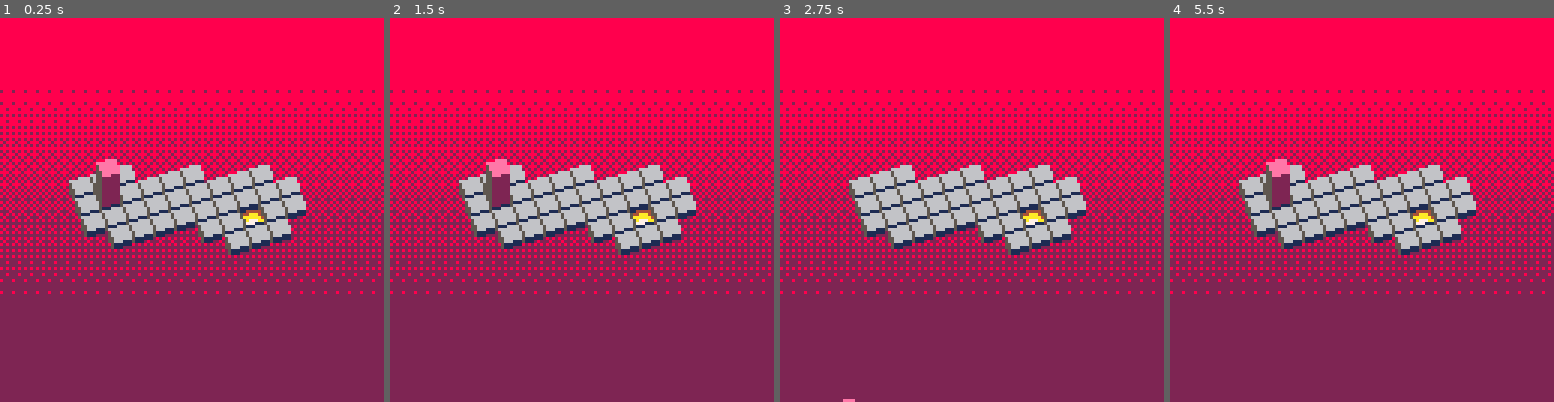
Above: before the commit, frames 1-4 (left to right).
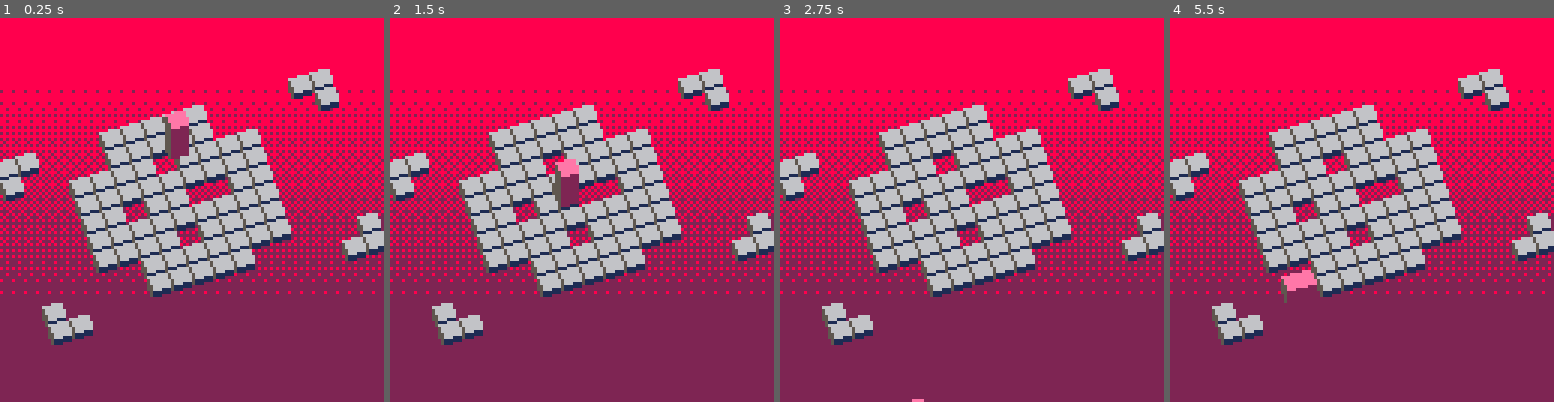
Above: after the commit, the same moments.

Repository: thorny-thorny/pico8-bloxorz
Game: PICO-8 cartridge bloxorz.p8
Two runs of this game, one before a commit and one after it. Both use one fixed random seed, a clock stepped at 60 frames per second and the inputs below.
Inputs:
- Up to frame 1 (0.25 s): no input
- Up to frame 2 (1.5 s): tap O (Z key) at 0.33, 0.7, 1.43 s
- Up to frame 3 (2.75 s): hold Left 1.97-2.37 s; tap O (Z key) at 2.22 s; hold Down from 2.42 s (still down)
- Up to frame 4 (5.5 s): release Down at 2.82 s; hold Right 2.87-3.53 s; tap O (Z key) at 3.1, 3.98, 4.87 s; hold Up 3.58-4.08 s; hold Right 4.13-4.53 s; hold Down 4.58-5.08 s; hold Left from 5.13 s (still down)

The runs differ from the first frame. In frame 1, 15% of the frame differs, in the area x 0-100%, y 13-86%; in frame 2, 16%; in frame 3, 15%; in frame 4, 16%.

Commit message:
Fall, start and finish animations

Diff:
--- a/block.lua
+++ b/block.lua
@@ -7,7 +7,9 @@
 		split_point = nil,
 		split_active = false,
 		did_animated_fall = false,
+		animate_start = block_animate_start,
 		animate_falling = block_animate_falling,
+		animate_finish = block_animate_finish,
 		update = block_update,
 		draw = block_draw,
 		subdraw = block_subdraw,
@@ -17,6 +19,14 @@
 	}
 
 	return block
+end
+
+function block_animate_start(self)
+	self.animation = make_block_fall_animation(self.point, self.side, true)
+end
+
+function block_animate_finish(self)
+	self.animation = make_block_fall_animation(self.point, self.side, false, true)
 end
 
 function block_animate_falling(self, hole, hole_side)
@@ -48,7 +58,7 @@
 		self.point = new_point
 		self.side = new_side
 	else
-		-- TODO
+		self.animation = make_block_fall_animation(self.point, self.side, false)
 	end
 end
 
--- a/block_animations.lua
+++ b/block_animations.lua
@@ -88,11 +88,63 @@
 end
 
 function block_transition_animation_get_state(self)
-  if self.frames_left == 1 then
+  if self.frames_left == 0 then
     return {}
   else
     return block_transition(self.from_point, self.from_side, self.to_point, self.to_side)
   end
+end
+
+function make_block_fall_animation(point, side, initial_offset, short)
+  local frames_total = 30
+  if initial_offset then
+    frames_total = 10
+  elseif short then
+    frames_total = 30
+  end
+
+  local animation = {
+    point = point,
+    side = side,
+    initial_offset = initial_offset,
+    frames_total = frames_total,
+    short = short,
+    frame = 0,
+    update = block_fall_animation_update,
+    get_state = block_fall_animation_get_state,
+  }
+
+  return animation
+end
+
+function block_fall_animation_update(self)
+  self.frame += 1
+  if self.frame >= self.frames_total then
+    return false
+  else
+    return true
+  end
+end
+
+function block_fall_animation_get_state(self)
+  local d = make_xy_point(0, 0)
+  if self.initial_offset then
+    d:add(0, -(self.frames_total - self.frame) * 8)
+  else
+    if self.short then
+      if self.frame >= 5 then
+        d:add(0, 100)
+      else
+        d:add(0, self.frame * 2)
+      end
+    else
+      d:add(0, self.frame * 4)
+    end
+  end
+
+  return {
+    d = d,
+  }
 end
 
 function make_block_spin_fall_animation(from_point, from_side, to_point, to_side)
--- a/game.lua
+++ b/game.lua
@@ -1,6 +1,6 @@
 function game_create()
 	local game = {
-		level_number = 1,
+		level_number = 0,
 		levels_total = 7,
 		update = game_update,
 		draw = game_draw,
@@ -12,8 +12,8 @@
 end
 
 function game_update(self)
-	self.level:update()
-	if self.level.finished then
+	local finished = self.level:update()
+	if finished then
 		local new_level_number = self.level_number + 1
 		if new_level_number > self.levels_total then
 			new_level_number = 1
--- a/level.lua
+++ b/level.lua
@@ -22,11 +22,8 @@
 		map_offset = map_offset,
 		start = start,
 		finish = finish,
-		block = block_create(start.u, start.v),
 		finished = false,
-		platforms = { 0, 0, 0, 0 },
-		hole = nil,
-		waiting_falling_animaiton = false,
+		reset = level_reset,
 		press_button = level_press_button,
 		enter_portal = level_enter_portal,
 		platform_state = level_platform_state,
@@ -35,7 +32,20 @@
 		draw_tile = level_draw_tile,
 	}
 
+	level:reset()
+
 	return level
+end
+
+function level_reset(self)
+	self.hole = nil
+	self.waiting_for_animaiton = false
+	self.platforms = { 0, 0, 0, 0 }
+	self.block = block_create(
+		self.start.u,
+		self.start.v
+	)
+	self.block:animate_start()
 end
 
 function level_press_button(self, sprite)
@@ -116,65 +126,68 @@
 function level_update(self)
 	local updated = self.block:update()
 	if not updated then
-		return
-	end
-
-	if self.block:stands_on(self.finish, true) then
-		self.finished = true
-	else
-		local points = self.block:get_points()
-		local died = false
-		local hole_points = {}
-		for i = 1, #points do
-			local sprite = mget(self.map_offset.u + points[i].u, self.map_offset.v + points[i].v)
-			local empty_tile = sprite == 0
-			local out_of_bounds = not points[i]:in_bounds(0, 0, map_width_tiles - 1, map_height_tiles - 1)
-			local fragile_tile = #points == 1 and sprite_is_fragile(sprite)
-			local off_platform = sprite_is_platform(sprite) and self:platform_state(sprite) < 0
-
-			if empty_tile or out_of_bounds or fragile_tile or off_platform then
-				died = true
-				hole_points[#hole_points + 1] = points[i]
-			elseif #points == 1 and sprite_is_portal(sprite) then
-				-- if self.block.updated then
-				-- 	self:enter_portal(sprite)
-				-- end
-			elseif
-				sprite_is_circle_button(sprite) or
-				(
-					sprite_is_cross_button(sprite) and
-					#points == 1
-				)
-			then
-					self:press_button(sprite)
-			end
-		end
-
-		if died then
-			if not self.waiting_falling_animaiton then
-				local hole_side = block_side.z
-				if #hole_points > 1 then
-					if hole_points[1].u == hole_points[2].u then
-						hole_side = block_side.v
-					else
-						hole_side = block_side.u
-					end
+		return false
+	end
+
+	local points = self.block:get_points()
+	local died = false
+	local finished = false
+	local hole_points = {}
+	for i = 1, #points do
+		local sprite = mget(self.map_offset.u + points[i].u, self.map_offset.v + points[i].v)
+		local empty_tile = sprite == 0
+		local out_of_bounds = not points[i]:in_bounds(0, 0, map_width_tiles - 1, map_height_tiles - 1)
+		local fragile_tile = #points == 1 and sprite_is_fragile(sprite)
+		local off_platform = sprite_is_platform(sprite) and self:platform_state(sprite) < 0
+
+		if empty_tile or out_of_bounds or fragile_tile or off_platform then
+			died = true
+			hole_points[#hole_points + 1] = points[i]
+		elseif #points == 1 and self.finish:equals(points[i]) then
+			finished = true
+		-- elseif #points == 1 and sprite_is_portal(sprite) then
+			-- if self.block.updated then
+			-- 	self:enter_portal(sprite)
+			-- end
+		elseif
+			sprite_is_circle_button(sprite) or
+			(
+				sprite_is_cross_button(sprite) and
+				#points == 1
+			)
+		then
+				self:press_button(sprite)
+		end
+	end
+
+	if finished then
+		if not self.waiting_for_animaiton then
+			self.waiting_for_animaiton = true
+			self.hole = self.block.point
+			self.block:animate_finish()
+		else
+			return true
+		end
+	elseif died then
+		if not self.waiting_for_animaiton then
+			local hole_side = block_side.z
+			if #hole_points > 1 then
+				if hole_points[1].u == hole_points[2].u then
+					hole_side = block_side.v
+				else
+					hole_side = block_side.u
 				end
-
-				self.hole = hole_points[1]
-				self.waiting_falling_animaiton = true
-				self.block:animate_falling(hole_points[1], hole_side)
-			else
-				self.hole = nil
-				self.waiting_falling_animaiton = false
-				self.block = block_create(
-					self.start.u,
-					self.start.v
-				)
-				self.platforms = { 0, 0, 0, 0 }
-			end
-		end
-	end
+			end
+
+			self.hole = hole_points[1]
+			self.waiting_for_animaiton = true
+			self.block:animate_falling(hole_points[1], hole_side)
+		else
+			self:reset()
+		end
+	end
+
+	return false
 end
 
 function level_draw(self)
@@ -185,7 +198,7 @@
 
  for u = map_width_tiles - 1, 0, -1 do
   for v = 0, map_height_tiles - 1 do
-  	if (u > hole.u and v <= hole.v) or (u <= hole.u and v < hole.v) then
+  	if (u > hole.u and v <= hole.v) or (u <= hole.u and v < hole.v) or (u == hole.u and v == hole.v) then
   		self:draw_tile(u, v)
   	end
  	end
@@ -195,7 +208,7 @@
 
  for u = map_width_tiles - 1, 0, -1 do
   for v = 0, map_height_tiles - 1 do
-  	if (u > hole.u and v > hole.v) or (u <= hole.u and v >= hole.v) then
+  	if ((u > hole.u and v > hole.v) or (u <= hole.u and v >= hole.v)) and not (u == hole.u and v == hole.v) then
   		self:draw_tile(u, v)
   	end
  	end
